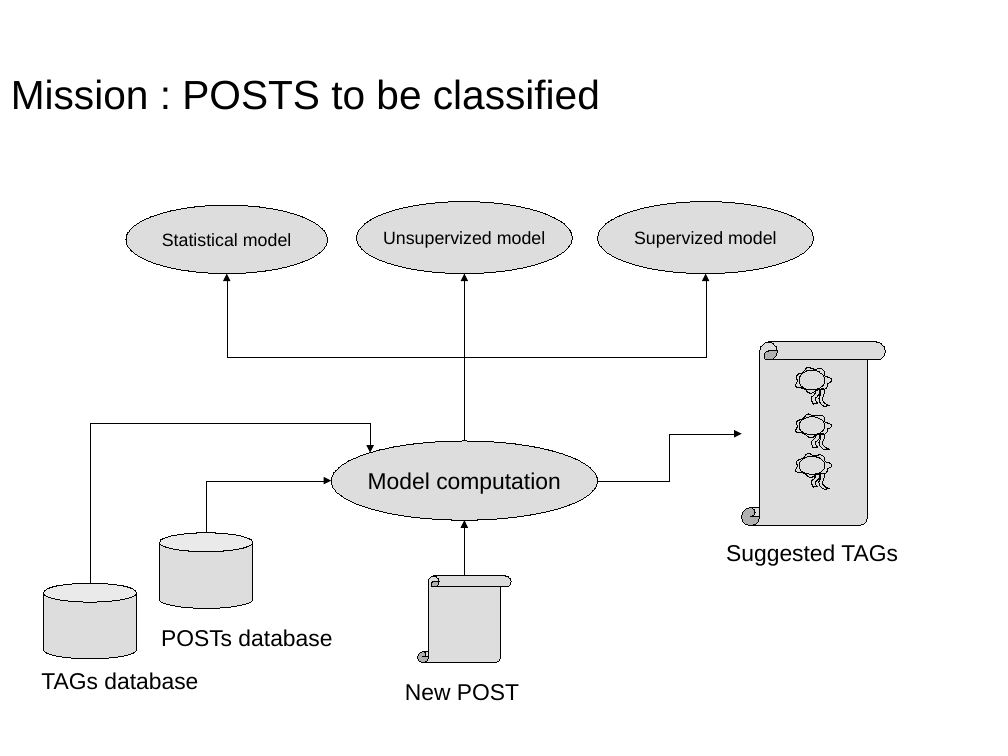
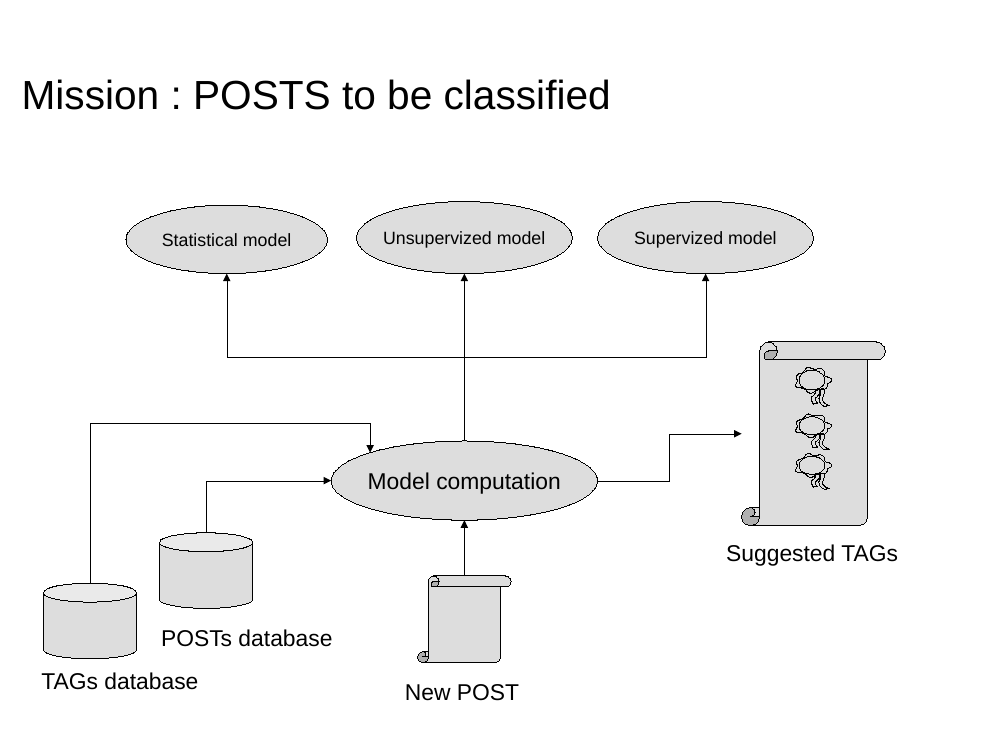
Before and after one commit to dataforcast/OC_Datascientist, a slide deck: slide 2 of P6/report/Openclassrooms_ParcoursDatascientist_P6-V1.odp. Drawn at 1008x756 pixels with LibreOffice and Linux fonts; fonts in the diff are those of the drawing; background and template pictures are left out. Boxes give left, top, right and bottom in pixels: in the first picture for what was removed or moved away, otherwise in the second. Text is boxed around its words. In the diff, an @@ line names an element or a change of style, - is before the commit and + after.

```diff
--- a/P6/report/Openclassrooms_ParcoursDatascientist_P6-V1.odp
+++ b/P6/report/Openclassrooms_ParcoursDatascientist_P6-V1.odp
@@ title "Mission : POSTS to be ...": place and size @@
-title "Mission : POSTS to be ..." at (11, 79, 600, 110)
+title "Mission : POSTS to be ..." at (22, 79, 611, 110)
```
Also in this commit, not shown: 5 other slides changed, 1 slide added, 1 slide removed, 8 other files.
